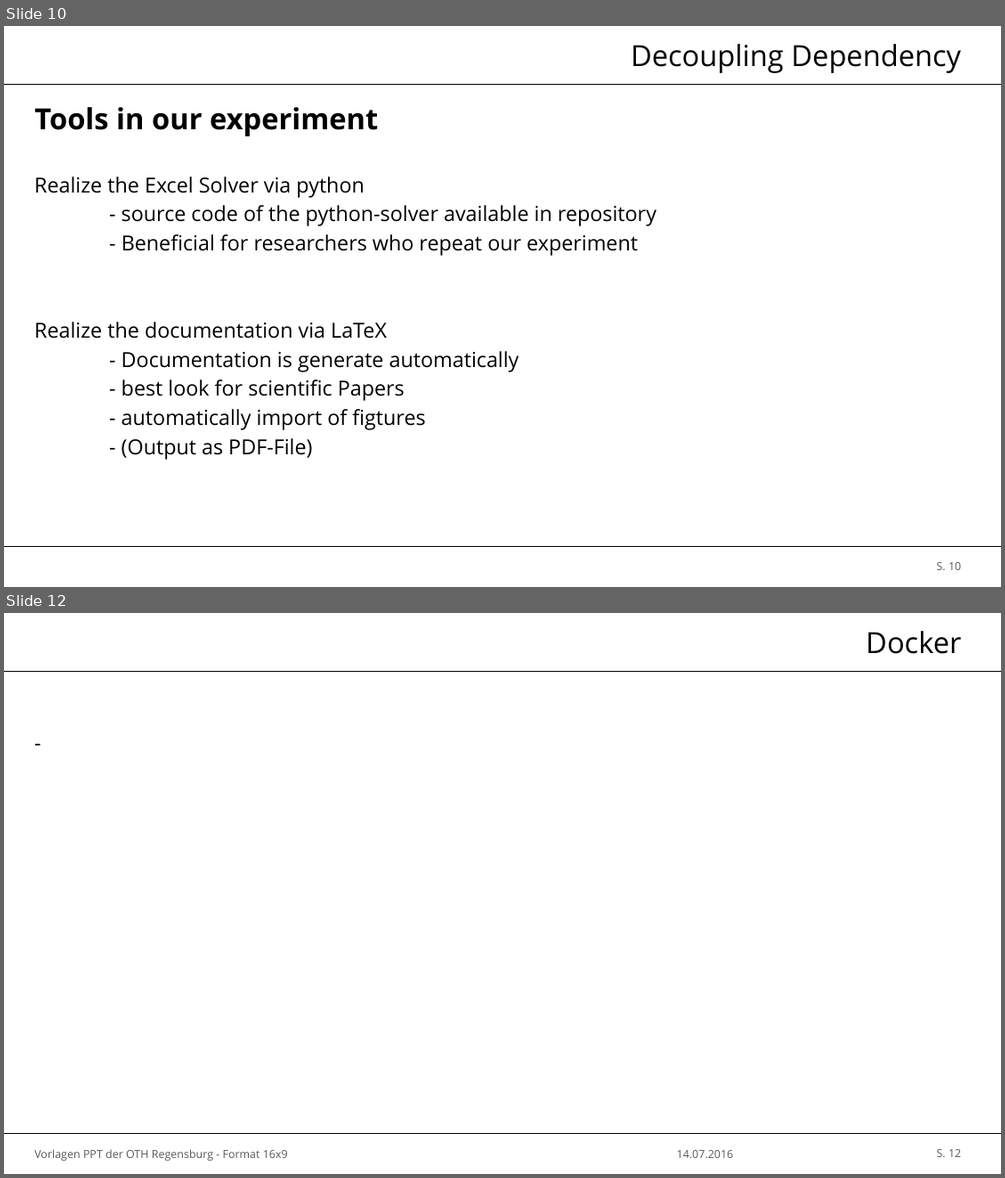
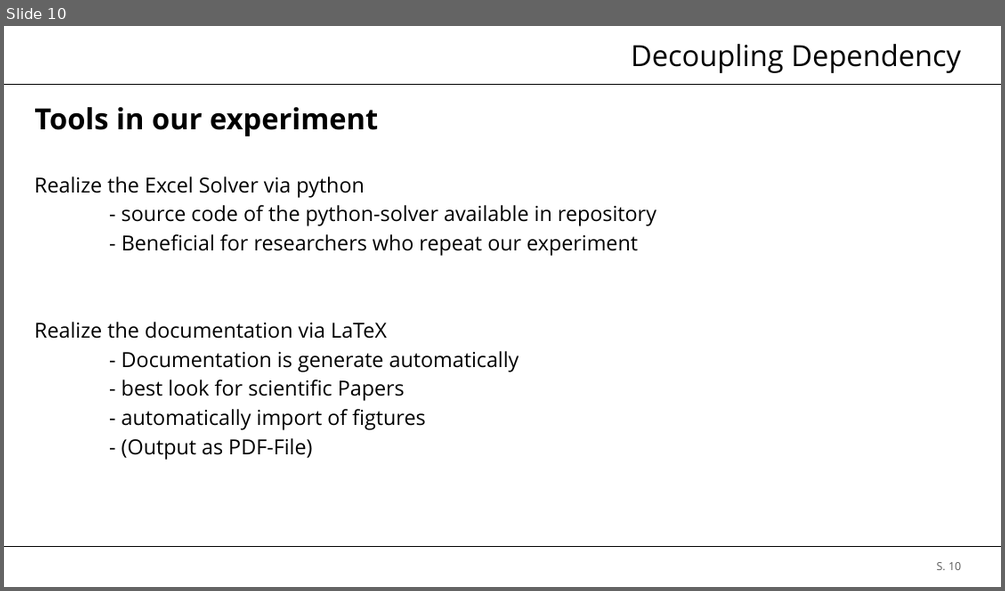
Before and after one commit to brt30696/REPRO_Rraesentation, a slide deck: Präsentation.pptx. Shown one above the other, each under a label of ours: slides 10 and 12 before the commit, slide 10 after it; the slides between them are not shown. The pictures are 1005x1178 and 1005x591 pixels, drawn with LibreOffice and Linux fonts; fonts in the diff are those of the drawing; background and template pictures are left out. Boxes give left, top, right and bottom in pixels: in the first picture for what was removed or moved away, otherwise in the second. Text is boxed around its words. In the diff, an @@ line names an element or a change of style, - is before the commit and + after.

```diff
--- a/Präsentation.pptx
+++ b/Präsentation.pptx
@@ slide 12 removed at (4, 613, 1001, 1174), background #FFFFFF; not listed: 2 template elements that a slide beside it also shows @@
@@ title removed at (866, 631, 961, 654) @@
-Docker
@@ text removed at (35, 726, 969, 1109) @@
--
@@ text removed at (34, 1149, 288, 1160) @@
-Vorlagen PPT der OTH Regensburg - Format 16x9
@@ text removed at (677, 1150, 734, 1158) @@
-14.07.2016
@@ page number removed at (937, 1149, 961, 1157) @@
-S. 12
```
Also in this commit, not shown: 6 slides changed, 3 slides added, 1 other slide removed.
